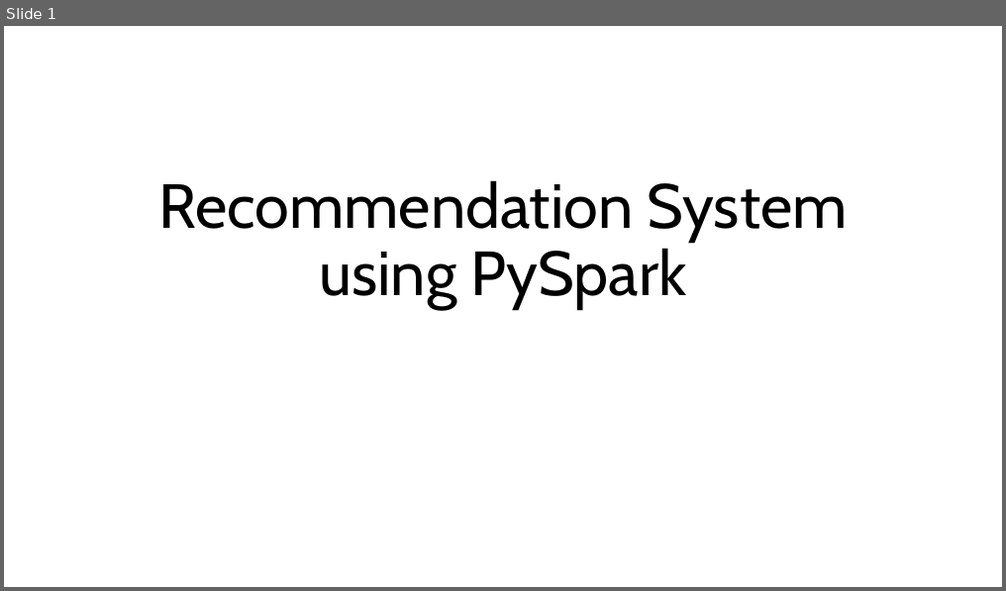
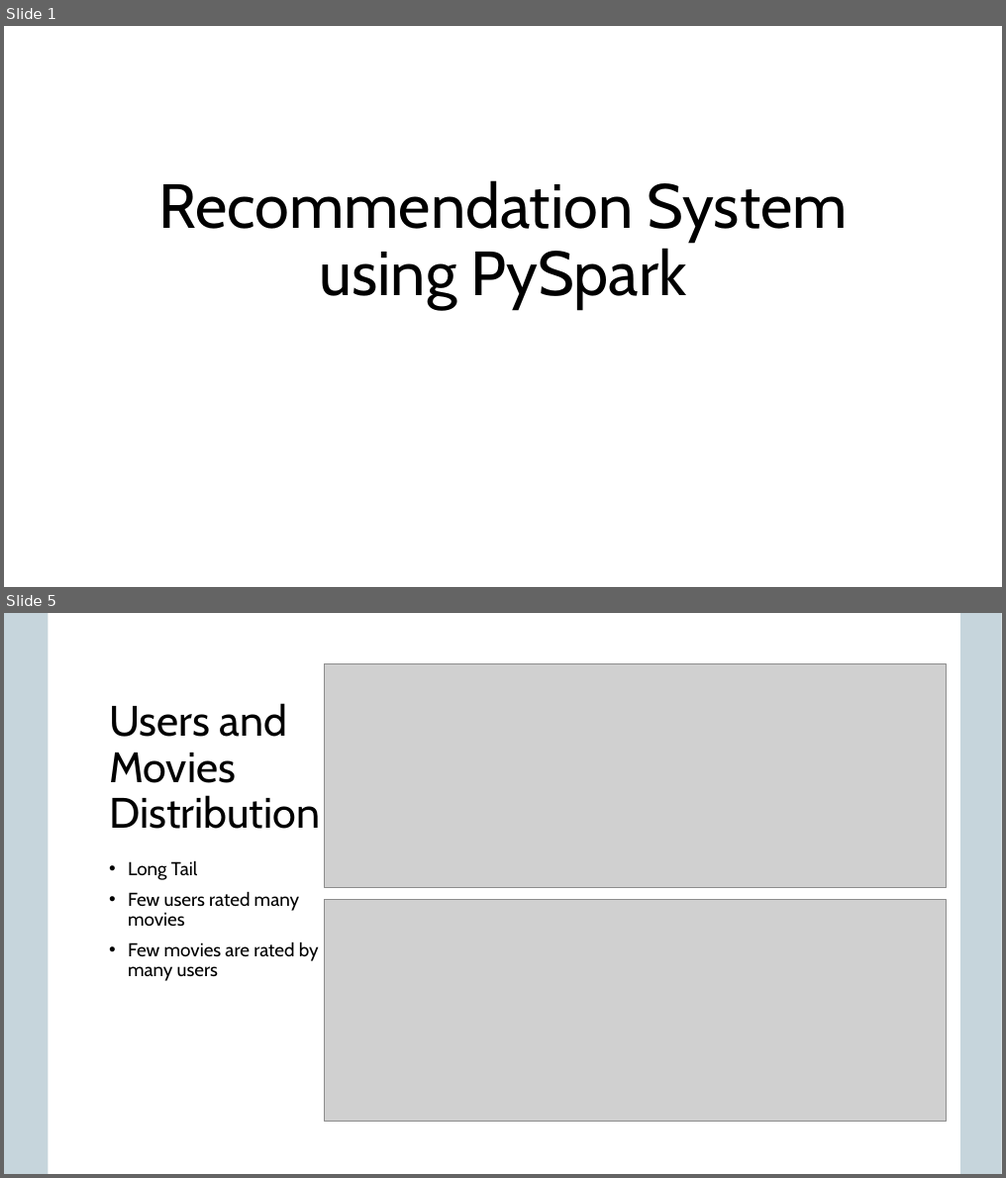
Before and after one commit to Peeyush4/MSML651-PySpark-Movie-Recommendation, a slide deck: Recommendation System using PySpark.pptx. Shown one above the other, each under a label of ours: slide 1 before the commit, slides 1 and 5 after it; the slides between them are not shown. The pictures are 1006x591 and 1006x1178 pixels, drawn with LibreOffice and Linux fonts; fonts in the diff are those of the drawing; grey boxes stand for pictures; background and template pictures are left out. Boxes give left, top, right and bottom in pixels: in the first picture for what was removed or moved away, otherwise in the second. Text is boxed around its words. In the diff, an @@ line names an element or a change of style, - is before the commit and + after.

```diff
--- a/Recommendation System using PySpark.pptx
+++ b/Recommendation System using PySpark.pptx
@@ slide 5 added at bbox=[4, 613, 1002, 1174], background picture (left out) @@
@@ rectangle added at bbox=[4, 613, 1002, 1174], fill #E8E8E8 at 50% opacity @@
@@ rectangle added at bbox=[4, 613, 1002, 1174], fill #156082 at 20% opacity @@
@@ rectangle added at bbox=[49, 613, 960, 1174], fill #FFFFFF @@
@@ picture added at bbox=[325, 663, 946, 888] @@
@@ title added at bbox=[109, 703, 320, 829], 41 pt, text #000000 @@
+Users and Movies Distribution
@@ text added at bbox=[128, 861, 319, 981], 18 pt, text #000000 @@
+• Long Tail
+• Few users rated many movies
+• Few movies are rated by many users
@@ picture added at bbox=[325, 900, 946, 1122] @@
```
Also in this commit, not shown: 2 slides changed, 5 other slides added, 1 other file.
